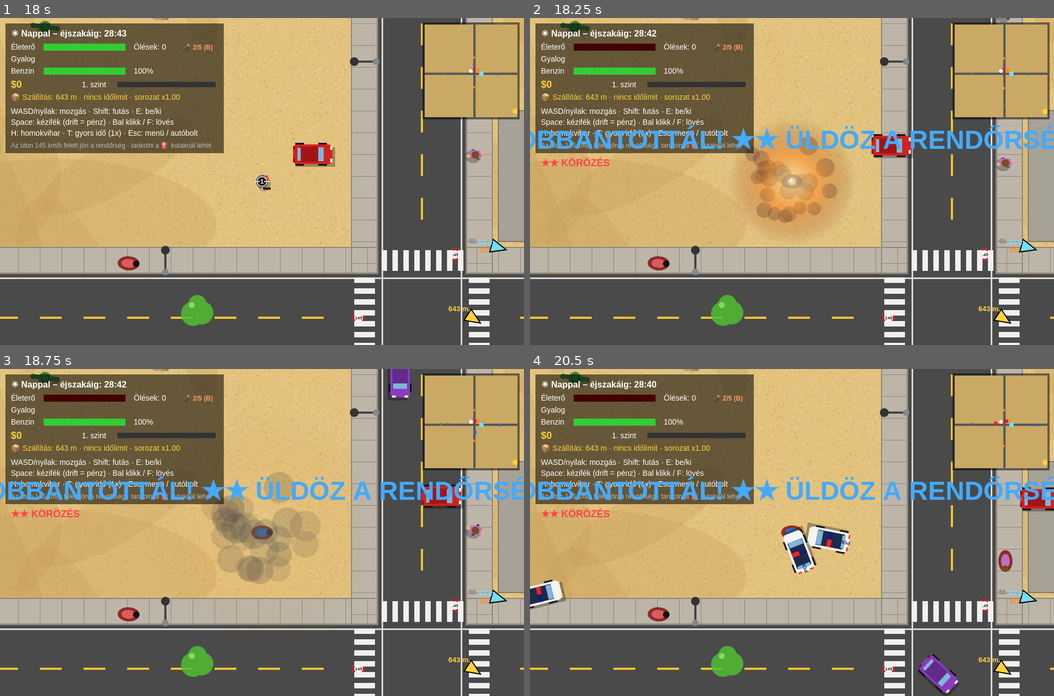
Above: before the commit, frames 1-4 (two rows, left to right).
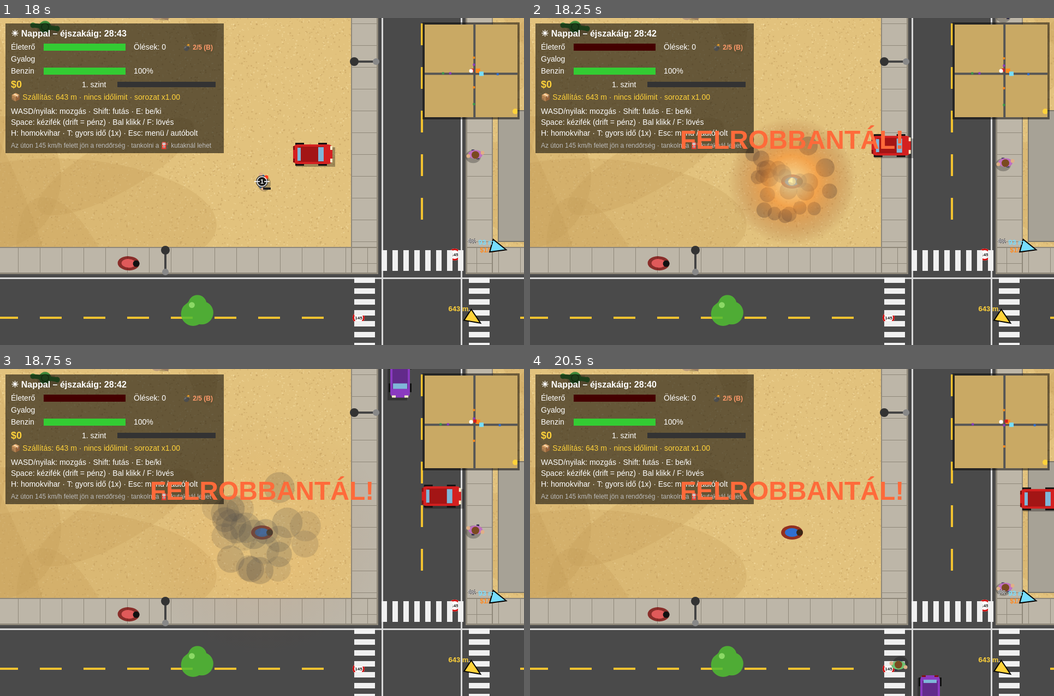
Above: after the commit, the same moments.

Repository: voparin/gta-game
Game: browser game, page index.html
Two runs of this game, one before a commit and one after it. Both use one fixed random seed, a clock stepped at 60 frames per second and the inputs below.
Inputs (mouse positions are in pixels of both pictures, inside the frame that each line leads up to):
- Up to frame 1 (18 s): click (262, 181) at 0.27 s; tap Right at 1.03 s; tap B at 15.02 s; tap E at 16.52 s
- Up to frame 2 (18.25 s): no input
- Up to frame 3 (18.75 s): no input
- Up to frame 4 (20.5 s): no input

Frame 1 is identical in both runs. In frame 2, 3.5% of the frame differs, in the area x 0-100%, y 32-46%; in frame 3, 3.5%; in frame 4, 6.1%, in the area x 0-100%, y 15-100%.

Commit message:
v0.18.1: bombahalálnál a helyes üzenet marad, halottként nincs körözés

Diff:
--- a/game.js
+++ b/game.js
@@ -1,6 +1,6 @@
 'use strict';
 
-const VERSION = '0.18.0';         // minden kiadásnál léptetni kell (lásd CHANGELOG.md)
+const VERSION = '0.18.1';         // minden kiadásnál léptetni kell (lásd CHANGELOG.md)
 
 // ===== Beállítások =====
 // A pálya végtelen (ADR-0019): nincs széle, a chunkok bármely koordinátán generálódnak.
@@ -1958,18 +1958,19 @@
     if (c !== car) { c.health = 0; c.wrecked = true; }
   }
   for (const p of npcs) if (!p.dead && Math.hypot(p.x - x, p.y - y) < BOMB_RADIUS) killNpc(p, true);
+  const wasInside = !!player.inHouse;               // a ház ledőlése előtt kell megjegyezni (az kiveszi belőle a játékost)
   for (const hs of housesIn(x - BOMB_RADIUS, y - BOMB_RADIUS, x + BOMB_RADIUS, y + BOMB_RADIUS)) {
     const cx = clamp(x, hs.x0, hs.x1), cy = clamp(y, hs.y0, hs.y1);
     if (Math.hypot(cx - x, cy - y) < BOMB_RADIUS * 0.6) destroyHouse(hs, 'FELROBBANTÁL A HÁZZAL!');
   }
-  if (!player.inHouse) {                            // a játékost is megsebzi (autóban kevésbé)
+  if (!wasInside && !player.dead) {                 // a játékost is megsebzi (autóban kevésbé)
     const t = player.inCar ? car : player, d = Math.hypot(t.x - x, t.y - y);
     if (d < BOMB_RADIUS) {
       damagePlayer(Math.round((player.inCar ? 60 : 120) * fall(d)));
       if (player.dead) message = { text: 'FELROBBANTÁL!', until: clock + 3, color: '#ff6a3a' };
     }
   }
-  raiseWanted(2, 'ROBBANTOTTÁL! ★★ ÜLDÖZ A RENDŐRSÉG!');
+  if (!player.dead) raiseWanted(2, 'ROBBANTOTTÁL! ★★ ÜLDÖZ A RENDŐRSÉG!');   // halottként nem kap körözést (és a halál üzenete marad)
 }
 
 function updateBombs(dt) {
--- a/tests/smoke.test.js
+++ b/tests/smoke.test.js
@@ -1332,6 +1332,19 @@
   press('KeyB'); step(Math.round(60 * G.BOMB_FUSE) + 5);
   check('közelről téged is megsebez a robbanás', G.player.health < 100 || G.player.dead > 0);
   step(220); G.clearWanted();
+  // a saját bombád öl meg: a halál üzenete marad, és nincs körözés
+  Object.assign(G.player, { x: bx + 6000, y: by, health: 10, dead: 0, lastHit: G.clock });
+  press('KeyB'); step(Math.round(60 * G.BOMB_FUSE) + 2);
+  check('a saját bombád megöl: „FELROBBANTÁL!”, és halottként nincs körözés', G.player.dead > 0 && G.message.text === 'FELROBBANTÁL!' && G.wanted.level === 0);
+  // a házzal együtt: a ház-specifikus üzenet marad
+  step(220); G.clearWanted();
+  const hsX = G.housesIn(G.C + 61000, G.C - 400, G.C + 63000, G.C)[0];
+  Object.assign(G.player, G.doorOf(hsX), { health: 100, dead: 0 });
+  G.bombInv.count = 2; press('KeyB');                // az ajtó előtt
+  press('KeyE');                                     // gyorsan be a házba
+  step(Math.round(60 * G.BOMB_FUSE) + 2);
+  check('a házzal együtt felrobbanva: „FELROBBANTÁL A HÁZZAL!”', G.player.dead > 0 && G.message.text === 'FELROBBANTÁL A HÁZZAL!' && G.wanted.level === 0);
+  step(220); G.clearWanted();
   // nincs bomba, utánpótlás
   Object.assign(G.player, { x: 50000, y: G.C - G.WALK_OFF, health: 100, dead: 0, inCar: false });
   G.bombInv.count = 0; const nb0 = G.bombs.length;
Not shown, changed: CHANGELOG.md
